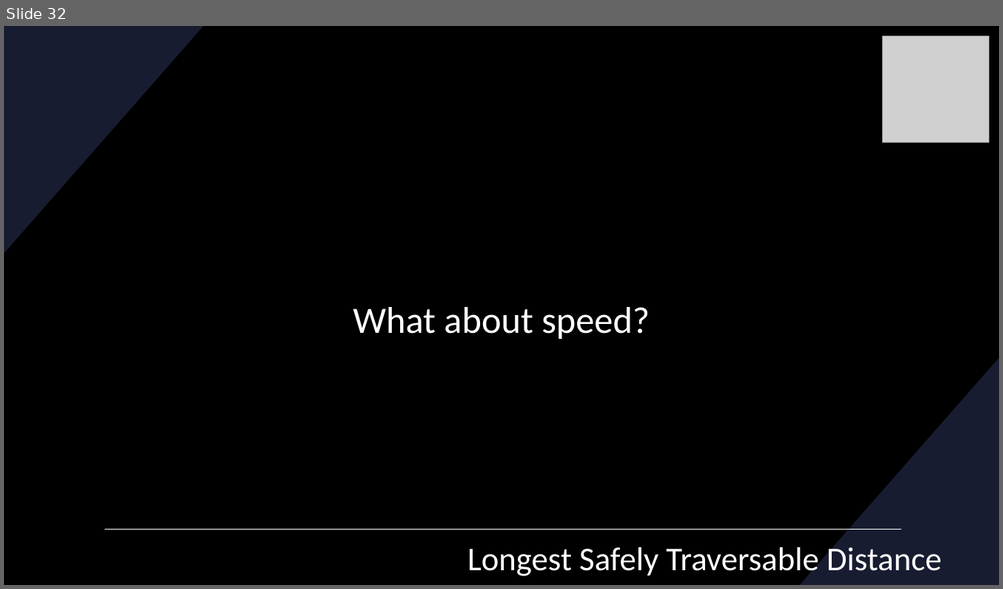
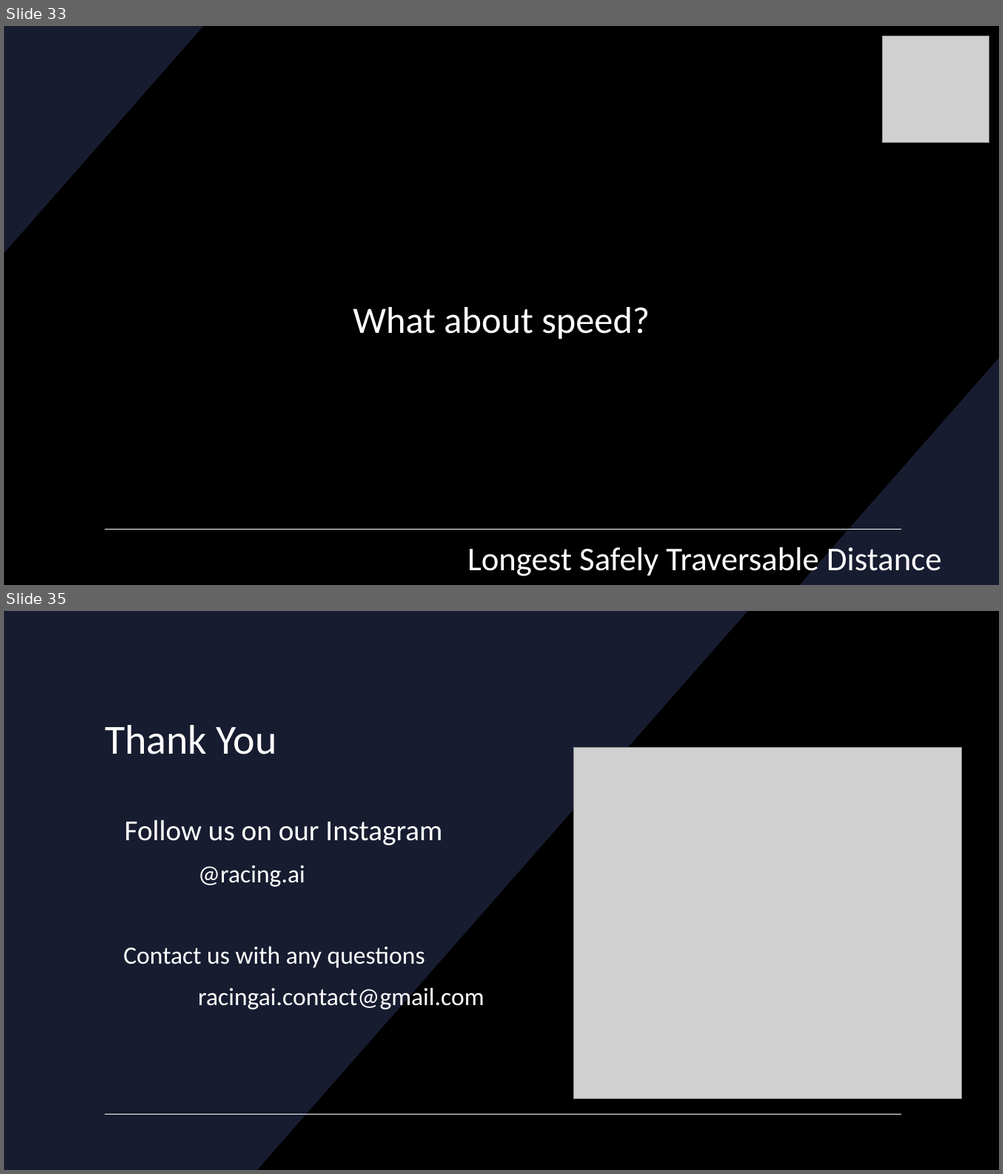
Before and after one commit to RacingAI/Reactive-Methods-Workshop, a slide deck: Disparity_Extender.pptx. Shown one above the other, each under a label of ours: slide 32 before the commit, slides 33 and 35 after it; the slides between them are not shown. The pictures are 1003x589 and 1003x1174 pixels, drawn with LibreOffice and Linux fonts; fonts in the diff are those of the drawing; grey boxes stand for pictures. Boxes give left, top, right and bottom in pixels: in the first picture for what was removed or moved away, otherwise in the second. Text is boxed around its words. In the diff, an @@ line names an element or a change of style, - is before the commit and + after.

Commit message:
changes

```diff
--- a/Disparity_Extender.pptx
+++ b/Disparity_Extender.pptx
@@ slide 35 added at (4,611,999,1170), background #000000; not listed: 2 template elements that a slide beside it also shows @@
@@ rectangle added at (4,611,999,1170), fill #000000 @@
@@ freeform shape added at (4,612,748,1170), fill #181C30 @@
@@ title added at (105,725,277,755), 40 pt, text #FFFFFF @@
+Thank You
@@ picture added at (574,748,962,1099) @@
@@ text added at (123,820,484,1011), 24 pt, text #FFFFFF @@
+Follow us on our Instagram
+  @racing.ai
+  Contact us with any questions
+  racingai.contact@gmail.com
@@ line added from (105, 1115) to (901, 1115), #FFFFFF 1 pt @@
@@ what was slide 32 is now slide 33 @@
```
Also in this commit, not shown: 2 other slides added.
